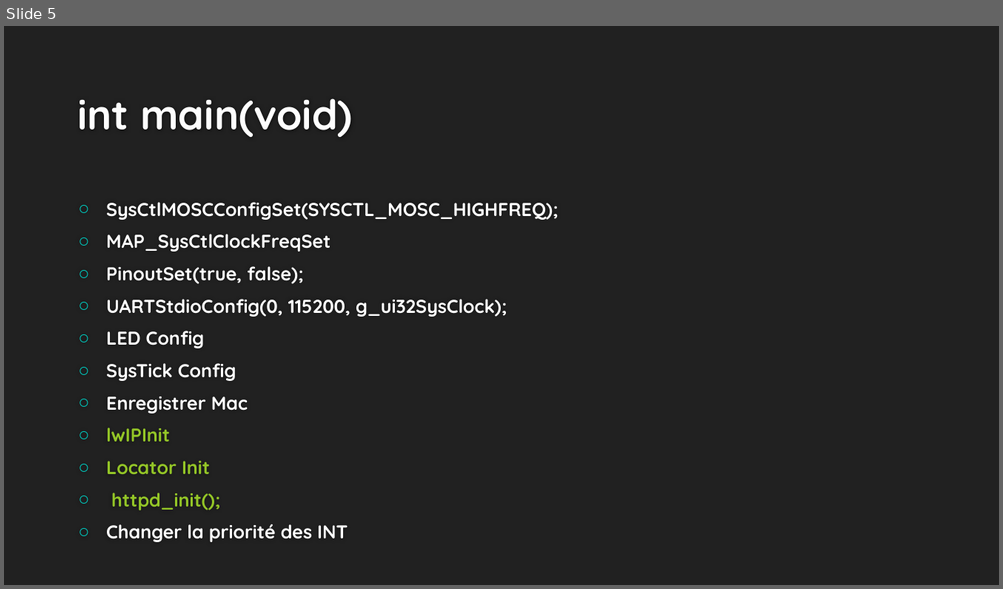
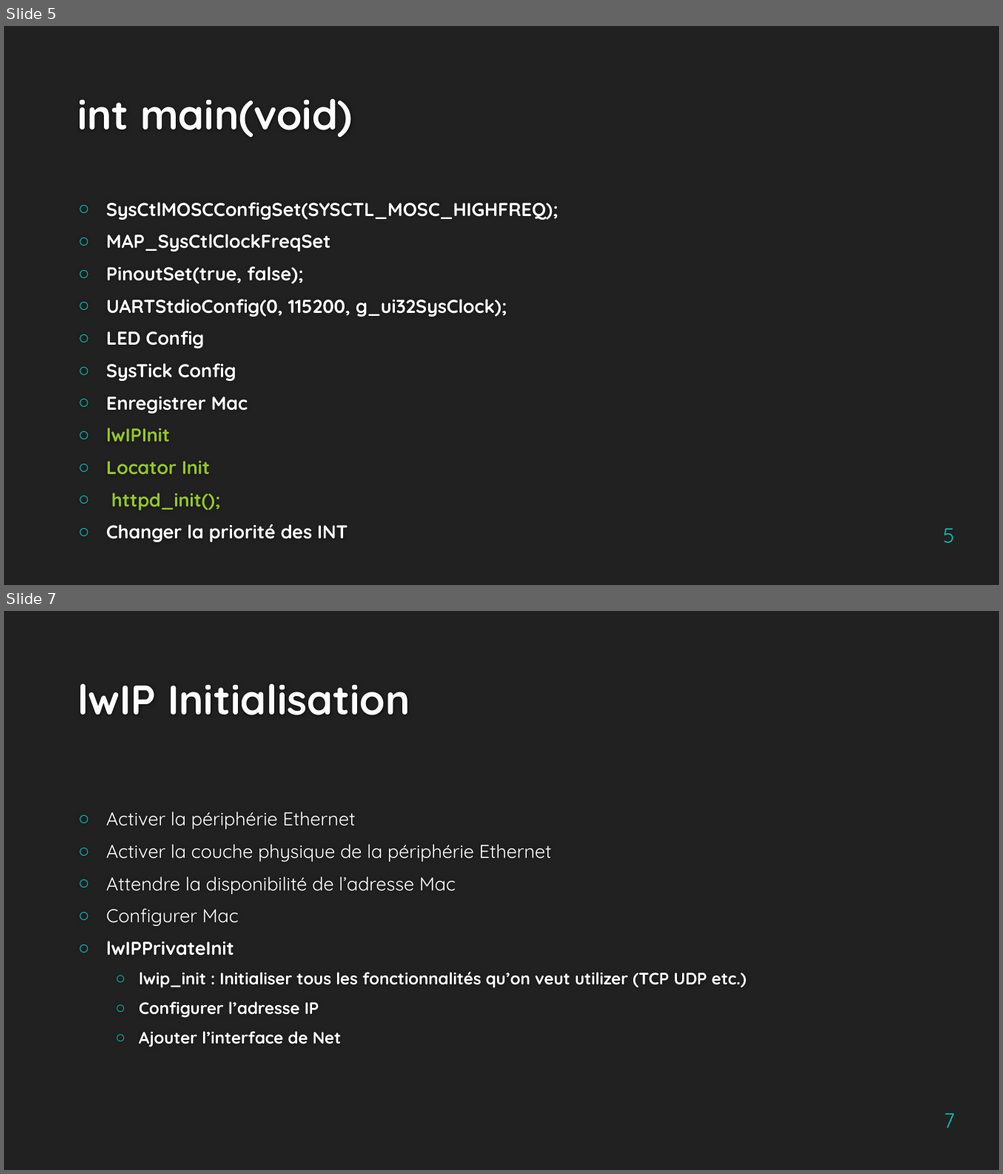
Before and after one commit to Jing2333/Cassiopee, a slide deck: Livrables/LwIP pour TIVA-C.pptx. Shown one above the other, each under a label of ours: slide 5 before the commit, slides 5 and 7 after it; the slides between them are not shown. The pictures are 1003x589 and 1003x1174 pixels, drawn with LibreOffice and Linux fonts; fonts in the diff are those of the drawing; background and template pictures are left out. Boxes give left, top, right and bottom in pixels: in the first picture for what was removed or moved away, otherwise in the second. Text is boxed around its words. In the diff, an @@ line names an element or a change of style, - is before the commit and + after.

```diff
--- a/Livrables/LwIP pour TIVA-C.pptx
+++ b/Livrables/LwIP pour TIVA-C.pptx
@@ slide 7 added at (4, 611, 999, 1170), background #212121 @@
@@ title added at (77, 684, 410, 715), 40 pt, text #FEFEFE, bold @@
+lwIP Initialisation
@@ text added at (106, 812, 746, 1048), 18 pt, text #FFFFFF, bold @@
+○ Activer la périphérie Ethernet
+○ Activer la couche physique de la périphérie Ethernet
+○ Attendre la disponibilité de l’adresse Mac
+○ Configurer Mac
+○ lwIPPrivateInit
+  ○ lwip_init : Initialiser tous les fonctionnalités qu’on veut utilizer (TCP UDP etc.)
+  ○ Configurer l’adresse IP
+  ○ Ajouter l’interface de Net
@@ page number added at (944, 1113, 955, 1128), 20 pt, text #00C6BB @@
+7
@@ slide 5 changed as well @@
@@ page number added at (943, 528, 954, 543), 20 pt, text #00C6BB @@
+5
```
Also in this commit, not shown: 4 other slides changed, 1 other slide added, 1 slide removed.
